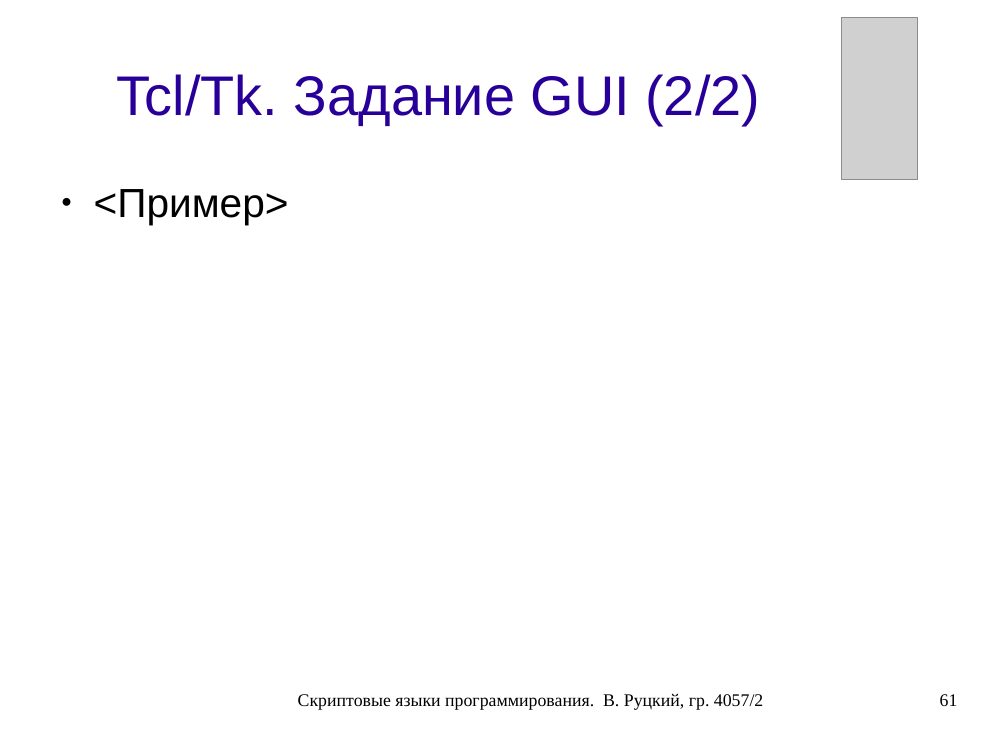
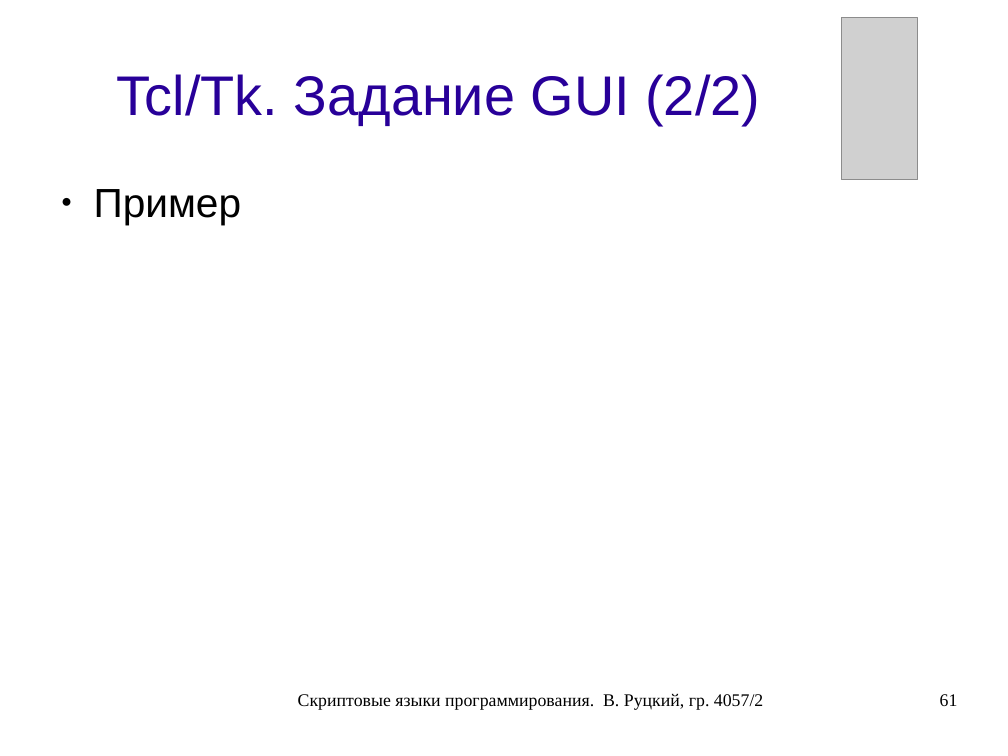
Before and after one commit to rutsky/semester07, a slide deck: slide 61 of Operation_systems/scripting_languages/40572_Rutsky_Scripting_languages.odp. Drawn at 1008x756 pixels with LibreOffice and Linux fonts; fonts in the diff are those of the drawing; grey boxes stand for pictures. Boxes give left, top, right and bottom in pixels: in the first picture for what was removed or moved away, otherwise in the second. Text is boxed around its words. In the diff, an @@ line names an element or a change of style, - is before the commit and + after.

```diff
--- a/Operation_systems/scripting_languages/40572_Rutsky_Scripting_languages.odp
+++ b/Operation_systems/scripting_languages/40572_Rutsky_Scripting_languages.odp
@@ text at (94, 189, 242, 225): text changed @@
-● <Пример>
+● Пример
```
Also in this commit, not shown: 9 other slides changed, 1 slide removed.
